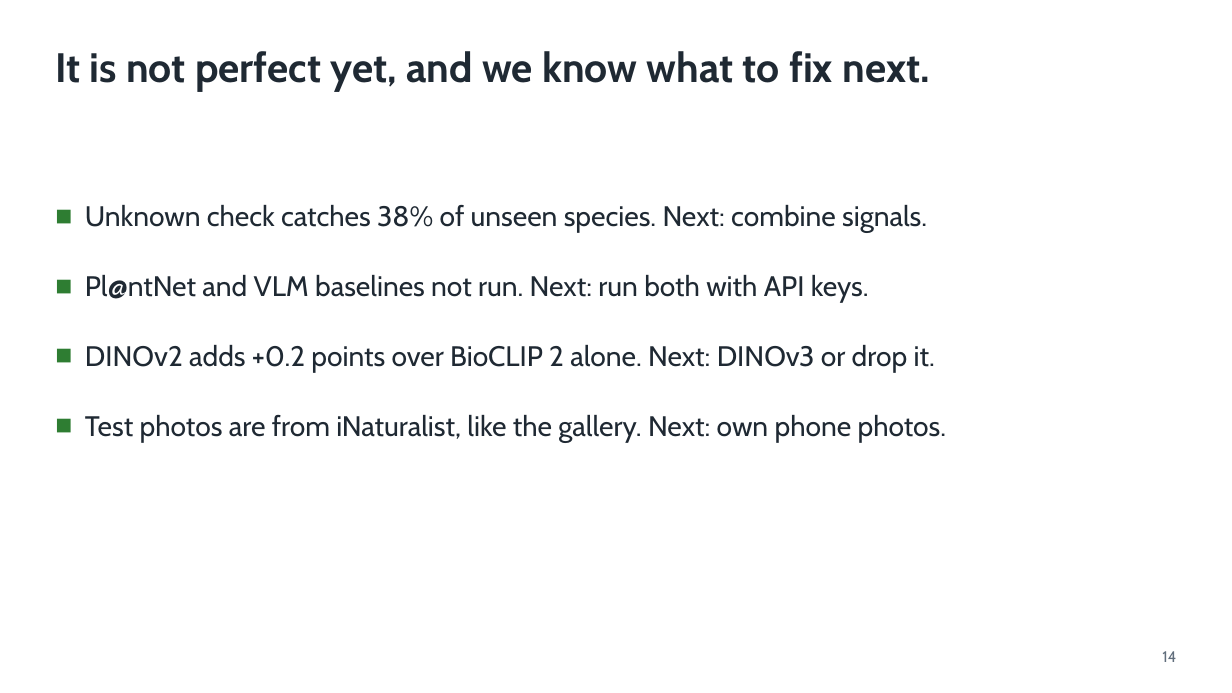
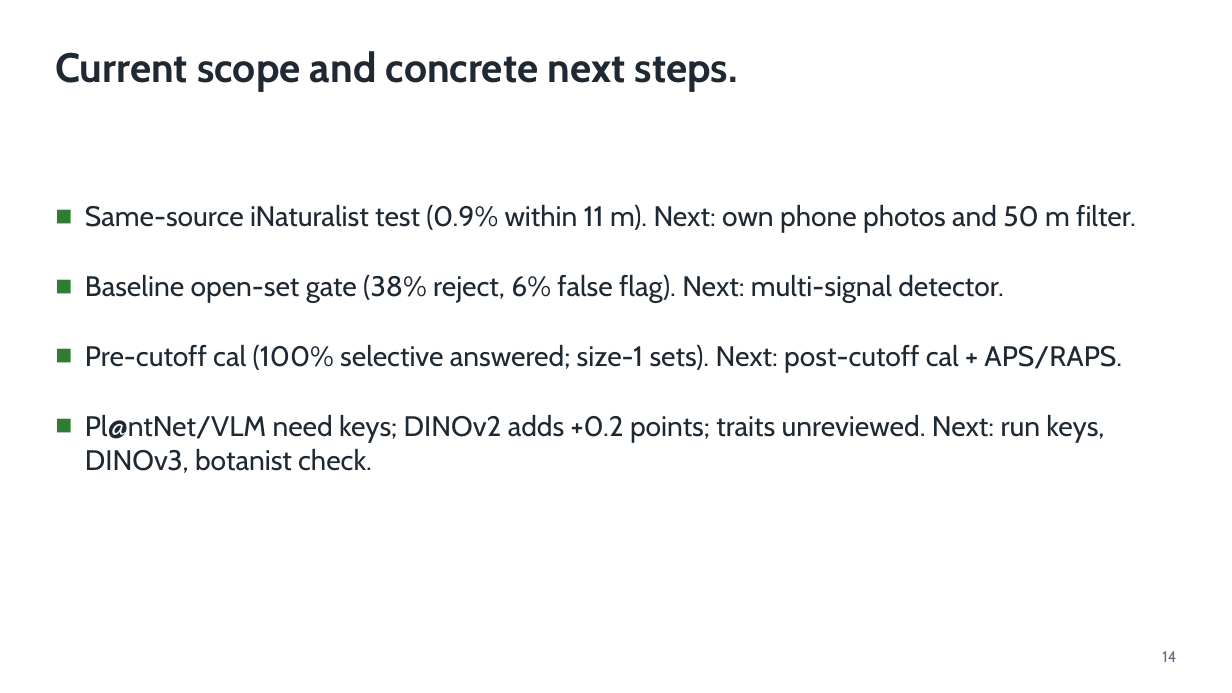
Before and after one commit to shadowBit01/Plant-Classifier-model, a slide deck: slide 14 of pitch/VanaLens.pptx. Drawn at 1232x693 pixels with LibreOffice and Linux fonts; fonts in the diff are those of the drawing. Boxes give left, top, right and bottom in pixels: in the first picture for what was removed or moved away, otherwise in the second. Text is boxed around its words. In the diff, an @@ line names an element or a change of style, - is before the commit and + after.

```diff
--- a/pitch/VanaLens.pptx
+++ b/pitch/VanaLens.pptx
@@ text at (x1=55, y1=51, x2=738, y2=92): text changed @@
-It is not perfect yet, and we know what to fix next.
+Current scope and concrete next steps.
@@ text at (x1=85, y1=205, x2=1136, y2=473): text changed @@
-■ Unknown check catches 38% of unseen species. Next: combine signals.
-■ Pl@ntNet and VLM baselines not run. Next: run both with API keys.
-■ DINOv2 adds +0.2 points over BioCLIP 2 alone. Next: DINOv3 or drop it.
-■ Test photos are from iNaturalist, like the gallery. Next: own phone photos.
+■ Same-source iNaturalist test (0.9% within 11 m). Next: own phone photos and 50 m filter.
+■ Baseline open-set gate (38% reject, 6% false flag). Next: multi-signal detector.
+■ Pre-cutoff cal (100% selective answered; size-1 sets). Next: post-cutoff cal + APS/RAPS.
+■ Pl@ntNet/VLM need keys; DINOv2 adds +0.2 points; traits unreviewed. Next: run keys, DINOv3, botanist check.
```
Also in this commit, not shown: 8 other slides changed, 17 other files.
